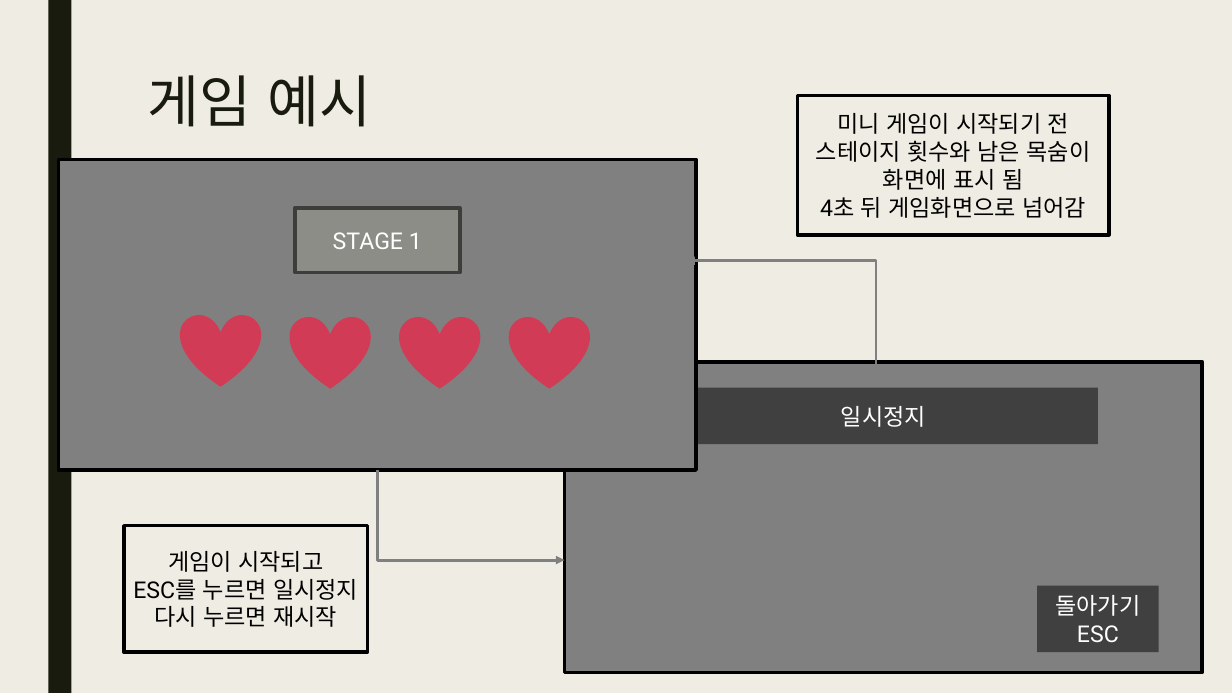
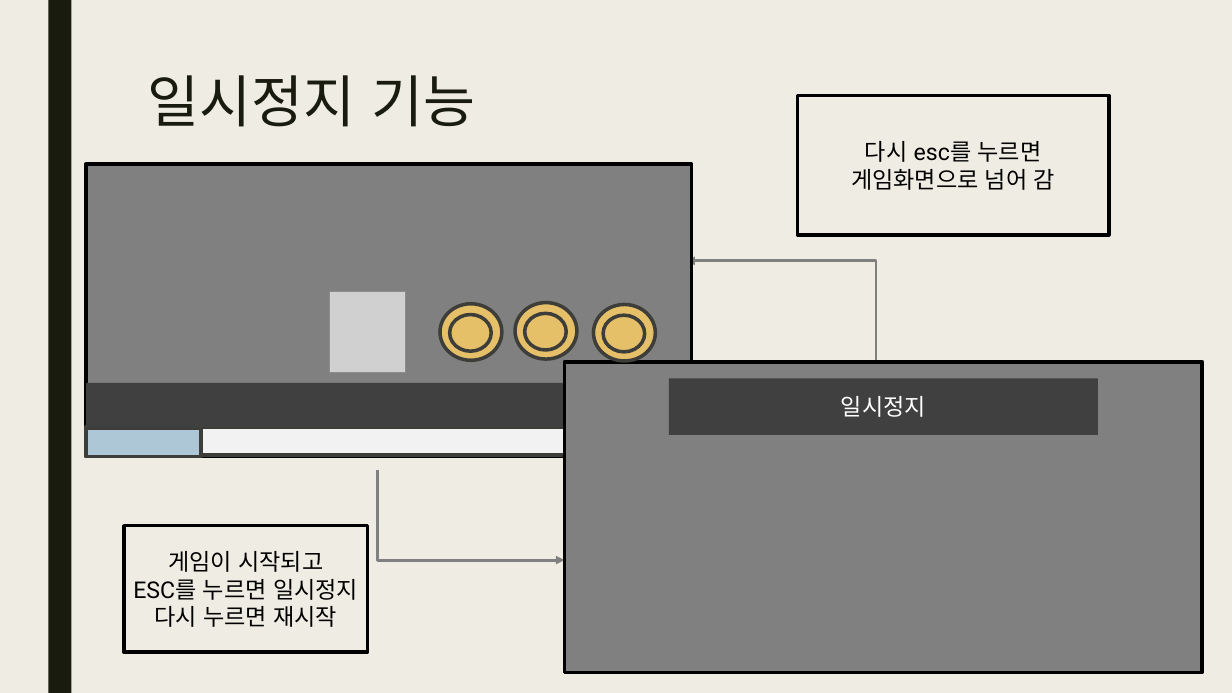
Before and after one commit to yungaeng/WindowProgrammingFinal, a slide deck: slide 4 of 기말 프로젝트 제안서.pptx. Drawn at 1232x693 pixels with LibreOffice and Linux fonts; fonts in the diff are those of the drawing; grey boxes stand for pictures. Boxes give left, top, right and bottom in pixels: in the first picture for what was removed or moved away, otherwise in the second. Text is boxed around its words. In the diff, an @@ line names an element or a change of style, - is before the commit and + after.

```diff
--- a/기말 프로젝트 제안서.pptx
+++ b/기말 프로젝트 제안서.pptx
@@ title at [148,75,475,127]: text changed @@
-게임 예시
+일시정지 기능
@@ text in rectangle at [851,141,1055,190]: text changed @@
-미니 게임이 시작되기 전 스테이지 횟수와 남은 목숨이 화면에 표시 됨
-4초 뒤 게임화면으로 넘어감
+다시 esc를 누르면 게임화면으로 넘어 감
@@ rectangle: place and size @@
-rectangle at [58,159,696,470]
+rectangle at [86,165,692,457]
@@ rectangle removed at [295,208,460,273] @@
-STAGE 1
@@ picture added at [330,291,407,373] @@
@@ heart removed at [180,314,261,387] @@
@@ heart removed at [290,316,371,389] @@
@@ heart removed at [399,316,480,389] @@
@@ ellipse added at [440,304,502,360], fill #E6C069, outline #3D3E3B 2.75 pt @@
@@ ellipse added at [450,314,492,351], fill #E6C069, outline #3D3E3B 2.75 pt @@
@@ heart removed at [509,316,590,389] @@
@@ ellipse added at [515,302,577,359], fill #E6C069, outline #3D3E3B 2.75 pt @@
@@ ellipse added at [525,313,567,350], fill #E6C069, outline #3D3E3B 2.75 pt @@
@@ ellipse added at [593,305,655,361], fill #E6C069, outline #3D3E3B 2.75 pt @@
@@ ellipse added at [604,315,645,352], fill #E6C069, outline #3D3E3B 2.75 pt @@
@@ rectangle added at [86,383,691,427], fill #404040 @@
@@ rectangle "일시정지": place and size @@
-rectangle "일시정지" at [669,388,1098,445]
+rectangle "일시정지" at [669,378,1098,434]
@@ rectangle added at [86,427,692,456], fill #F2F2F2, outline #3D3E3B 2.75 pt @@
@@ rectangle added at [86,429,201,457], fill #ADC7D6, outline #3D3E3B 2.75 pt @@
@@ rectangle removed at [1038,586,1159,653] @@
-돌아가기
-ESC
```
Also in this commit, not shown: 2 other slides changed, 3 slides added, 5 slides removed, 5 other files.
